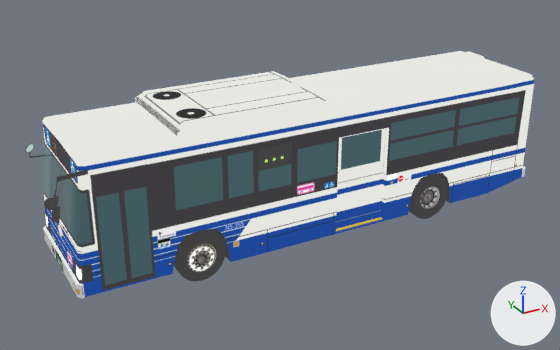
What one commit did to the glTF model models/japanese_bus_nagoya_city_bus_aichi/scene.gltf.
Both versions are drawn from a 50 mm lens placed at (8.1, 27.71, 7.7), pointed at (15.29, 40.79, 1.17). Arrows for +X, +Y and +Z are at lower right; the lights stay in place. Where no turn or scale is listed for an object, it has been applied to the vertices.

Objects in the first picture: 'Cube.004_Nagoya_0'.
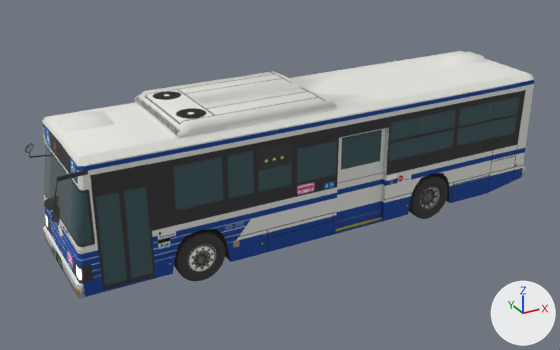
The change, as a list of edits to the scene's bpy script:
```text
Change mat_nagoya:
    where n2 = _N.new('ShaderNodeTexImage'); n2.name = 'Image Texture'
    n2.image: img_nagoya_basecolor_png -> img_nagoya_emissive_png
    where n3 = _N.new('ShaderNodeTexImage'); n3.name = 'Image Texture.001'
    n3.image: img_nagoya_emissive_png -> img_nagoya_basecolor_png
```

What differs and where, as boxes (x1, y1, x2, y2) in the pictures (560 x 350 px):
'Cube.004_Nagoya_0', surface changed
    both: (25, 51, 534, 299)
